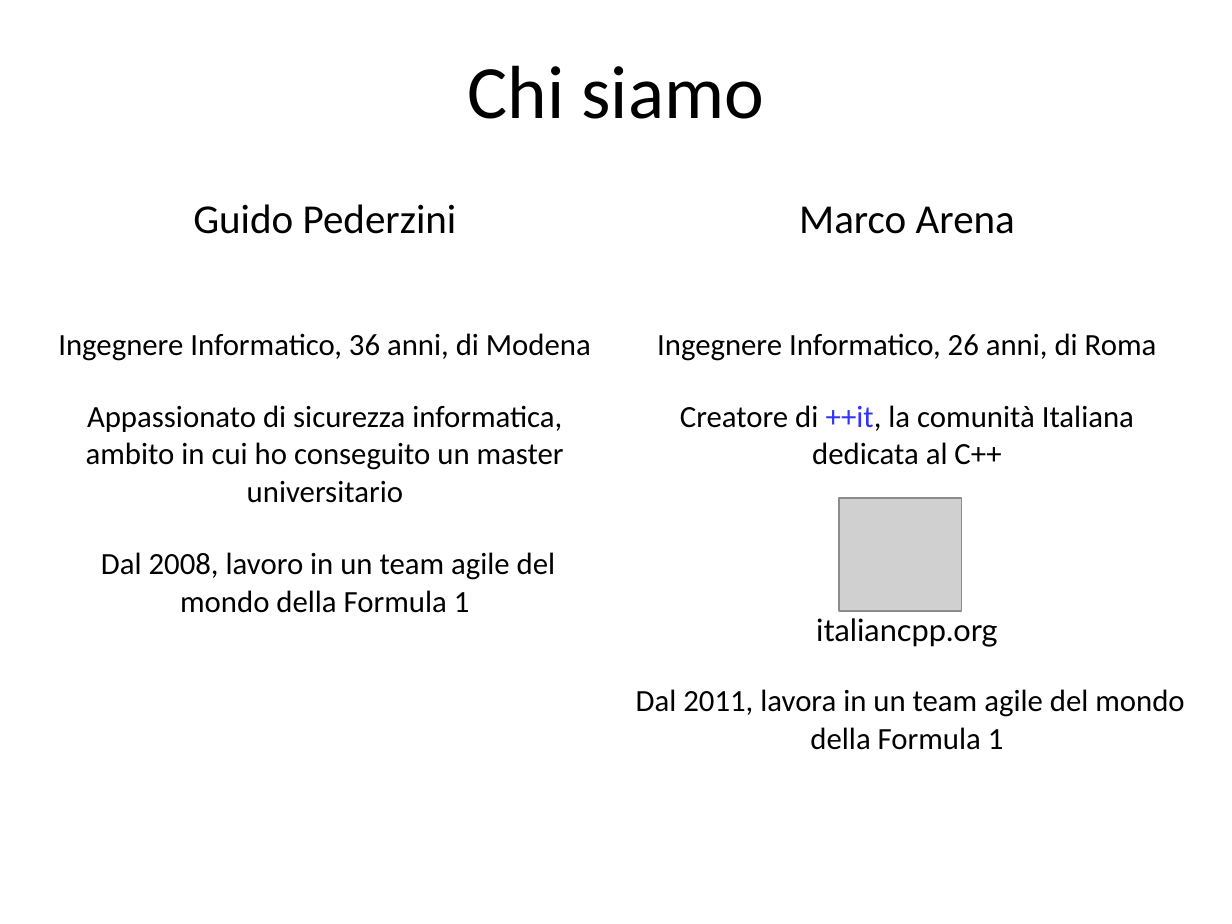
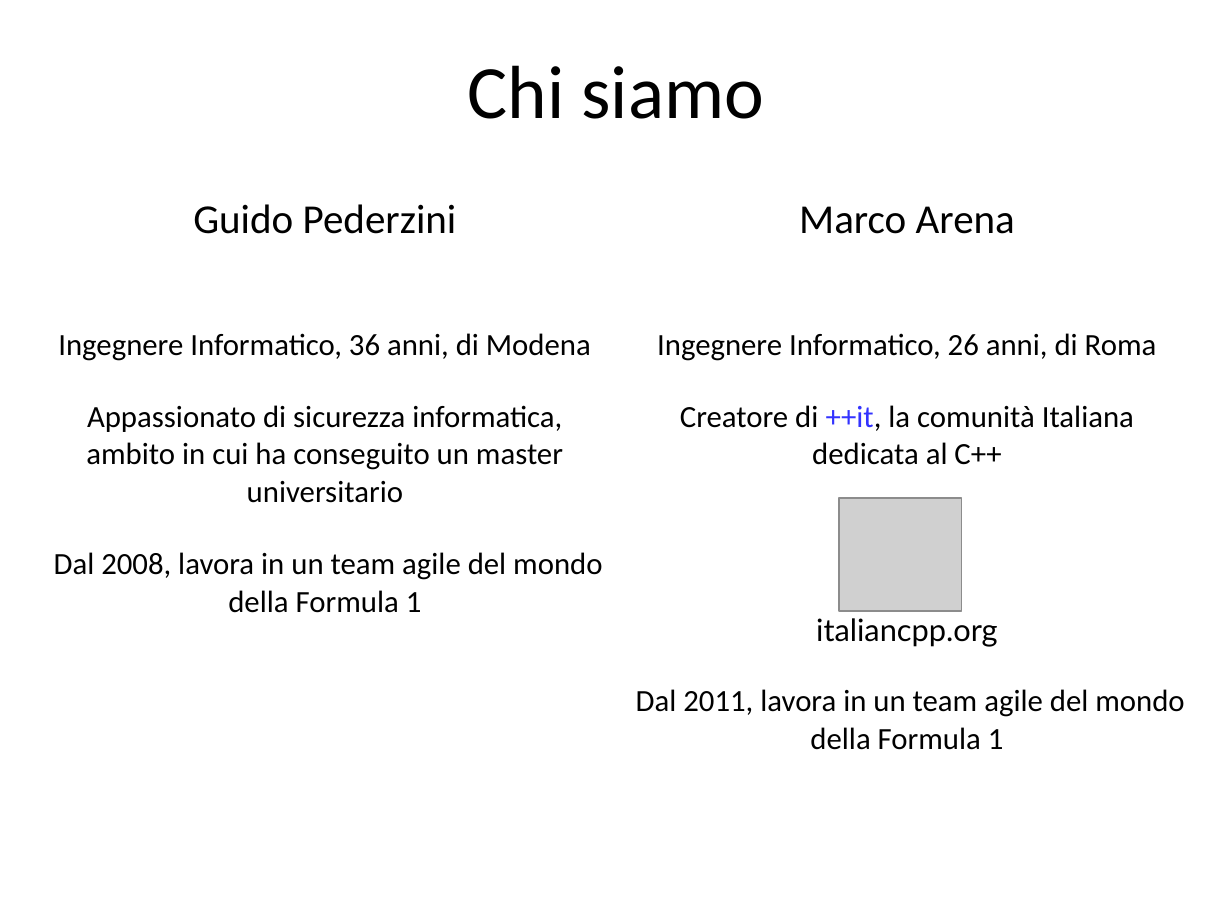
Before and after one commit to guidop/IAD13, a slide deck: slide 2 of La salute del software.odp. Drawn at 1232x924 pixels with LibreOffice and Linux fonts; fonts in the diff are those of the drawing; grey boxes stand for pictures. Boxes give left, top, right and bottom in pixels: in the first picture for what was removed or moved away, otherwise in the second. Text is boxed around its words. In the diff, an @@ line names an element or a change of style, - is before the commit and + after.

Commit message:
glitch removed from slides

```diff
--- a/La salute del software.odp
+++ b/La salute del software.odp
@@ table at (34, 188, 1198, 843) @@
-row 2, column 1: Ingegnere Informatico, 36 anni, di Modena / Appassionato di sicurezza informatica, ambito in cui ho conseguito un master universitario / Dal 2008, lavoro in un team agile del mondo della Formula 1
+row 2, column 1: Ingegnere Informatico, 36 anni, di Modena / Appassionato di sicurezza informatica, ambito in cui ha conseguito un master universitario / Dal 2008, lavora in un team agile del mondo della Formula 1
```
